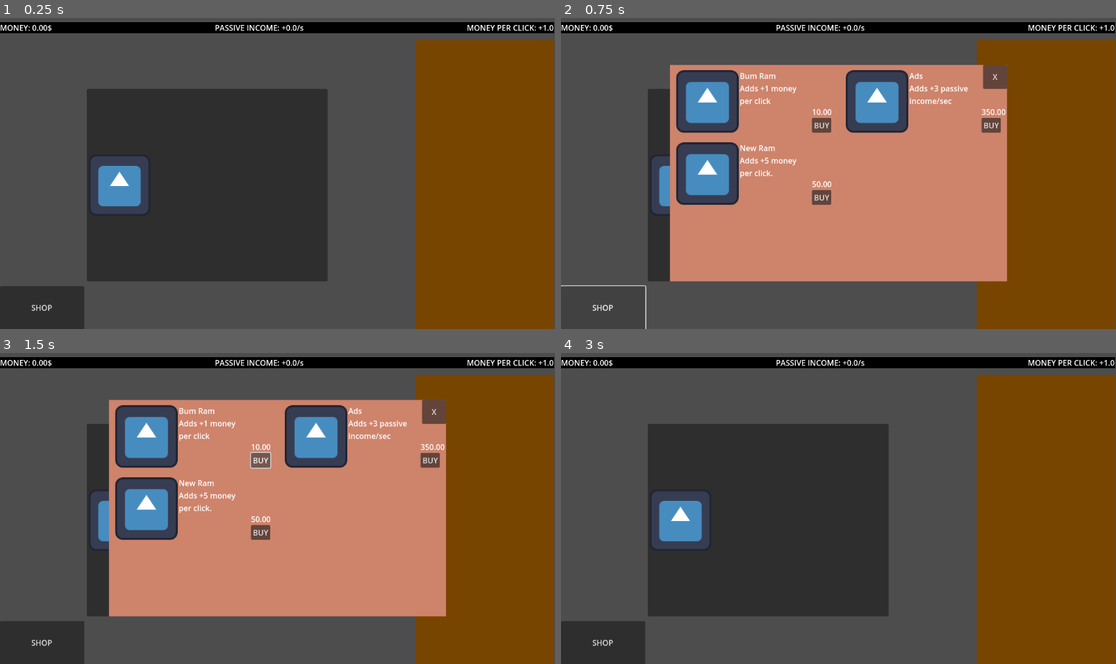
Above: before the commit, frames 1-4 (two rows, left to right).
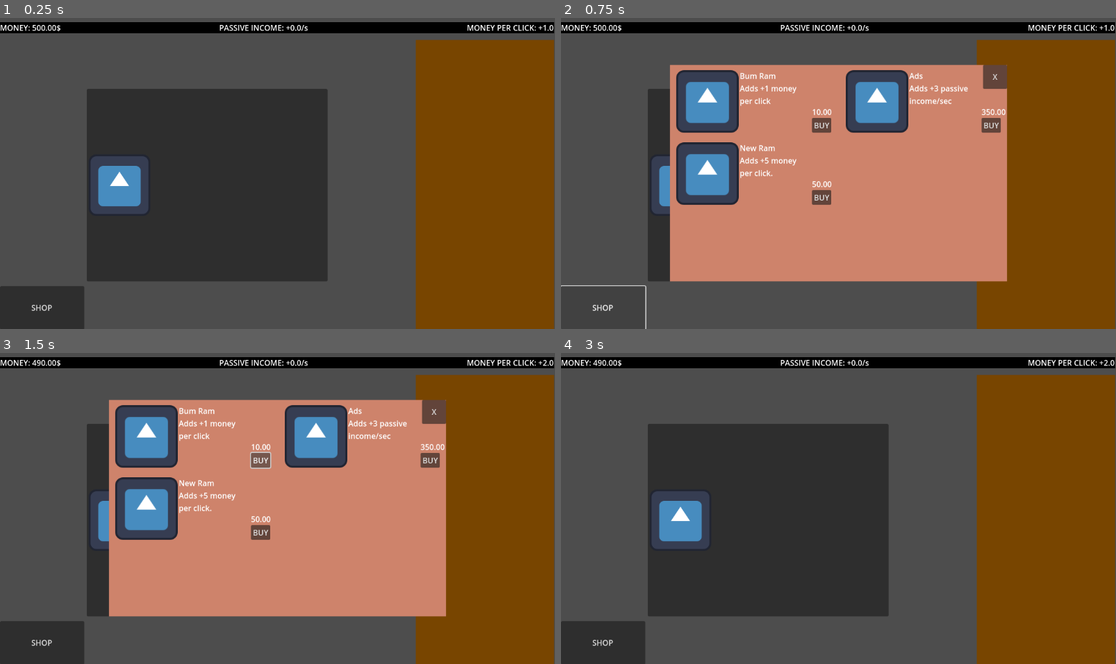
Above: after the commit, the same moments.

Repository: BigBarfEaterBBE/crusty_pc_clicker
Game: Godot game, scene res://scenes/main_game.tscn
The game is run twice, just before and just after one commit, with the same random seed, the same clock (stepped at 60 frames per second) and the same inputs. The engine's default icon, where the game draws it, is replaced by a stand-in: a white triangle on a blue panel in a dark square.
Inputs (mouse positions are in pixels of both pictures, inside the frame that each line leads up to):
- Up to frame 1 (0.25 s): no input
- Up to frame 2 (0.75 s): click "SHOP" at 0.5 s
- Up to frame 3 (1.5 s): click "BUY" at 1.25 s
- Up to frame 4 (3 s): click (766, 520) at 2 s; click "X" at 2.75 s

The runs differ from the first frame. In frame 1, 0.3% of the frame differs, in the area x 5-56%, y 2-5%; in frame 2, 0.3%; in frame 3, 0.3%, in the area x 5-99%, y 2-5%; in frame 4, 0.3%.

Commit message:
10/30 6:44 PM
fixed some bugs with passive income :)

Diff:
--- a/crusty_pc_clicker/scenes/game_manager.tscn
+++ b/crusty_pc_clicker/scenes/game_manager.tscn
@@ -58,4 +58,5 @@
 grow_horizontal = 0
 text = "X"
 
+[connection signal="timeout" from="Timer" to="." method="_on_passive_timer_timeout"]
 [connection signal="pressed" from="ShopCanvasLayer/ShopPanel/Button" to="." method="shop_exit_button_pressed"]
--- a/crusty_pc_clicker/scripts/game_manager.gd
+++ b/crusty_pc_clicker/scripts/game_manager.gd
@@ -1,7 +1,7 @@
 extends Node
 
 #STATS
-var current_money:float = 0.0
+var current_money:float = 500.0
 var money_per_click:float = 1.0
 var passive_income:float = 0.0
 
@@ -32,10 +32,10 @@
 	_populate_shop()
 
 	passive_timer.wait_time = 1.0
-	passive_timer.autostart = true
 
 	if not passive_timer.is_connected("timeout",Callable(self, "_on_passive_timer_timeout")):
-		passive_timer.connect("timeout", Callable(self, "_on_passive_timer_timeout"))
+		passive_timer.timeout.connect(Callable(self, "_on_passive_timer_timeout"))
+	passive_timer.start()
 
 func _create_shop_item(id: String, name: String, price: float, description: String) -> Panel:
 	var item = SHOP_ITEM_SCENE.instantiate()
